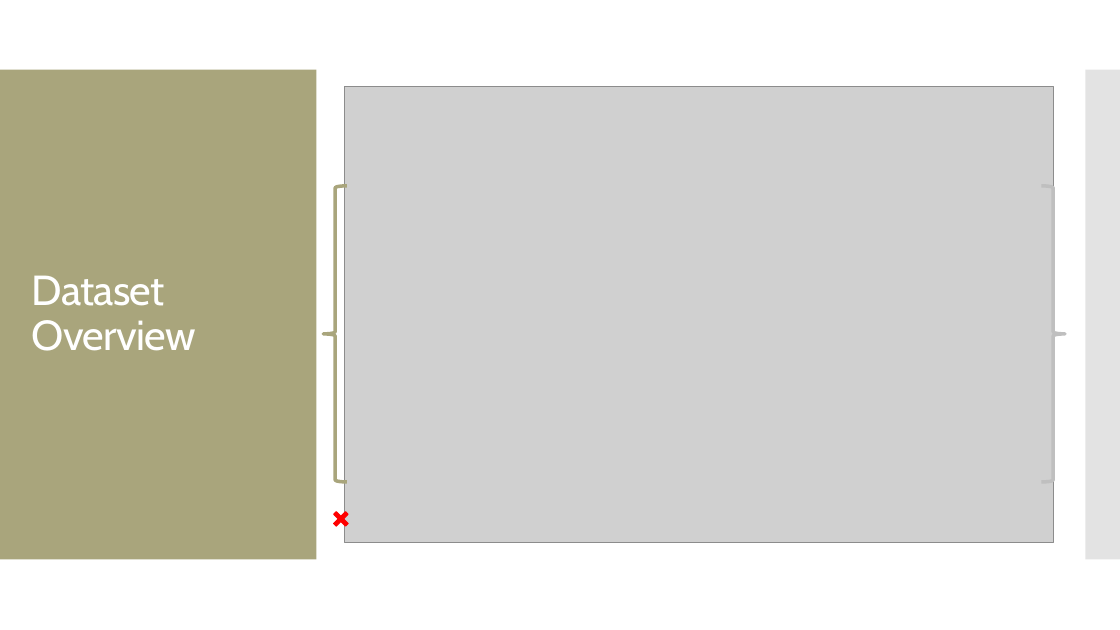
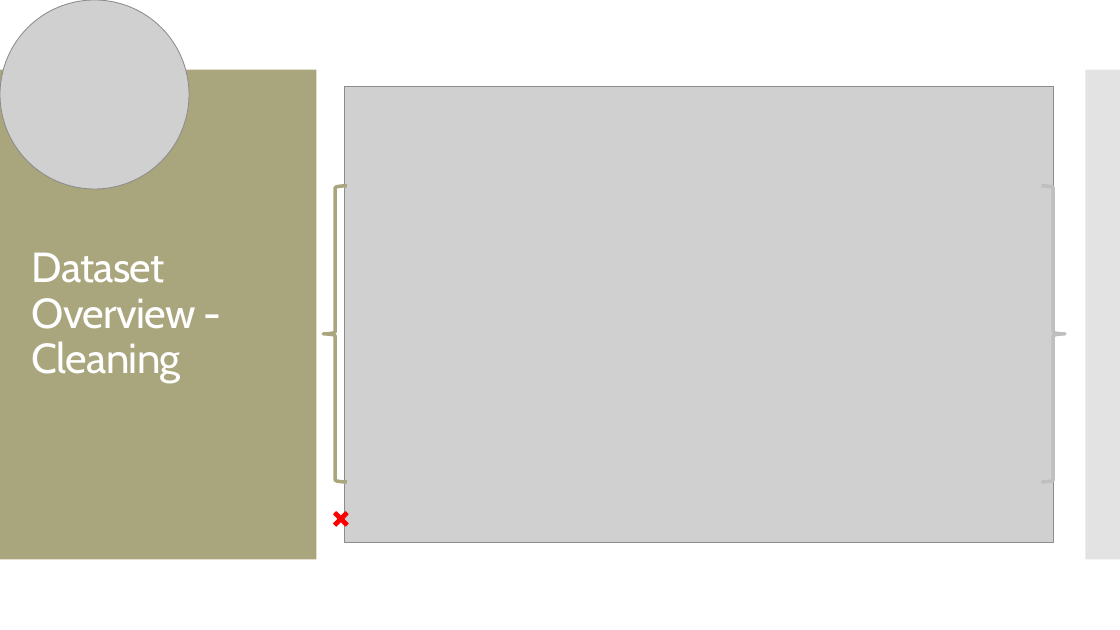
Before and after one commit to MGT-6203-Summer-2023-Edx/Team-6, a slide deck: slide 6 of Final Presentation Slides/Team_6_Final_Slides.pptx (slide 7 before the commit). Drawn at 1120x630 pixels with LibreOffice and Linux fonts; fonts in the diff are those of the drawing; grey boxes stand for pictures. Boxes give left, top, right and bottom in pixels: in the first picture for what was removed or moved away, otherwise in the second. Text is boxed around its words. In the diff, an @@ line names an element or a change of style, - is before the commit and + after.

```diff
--- a/Final Presentation Slides/Team_6_Final_Slides.pptx
+++ b/Final Presentation Slides/Team_6_Final_Slides.pptx
@@ picture added at [0,0,189,189] @@
@@ title at [32,252,196,383]: text changed @@
-Dataset Overview
+Dataset Overview - Cleaning
```
Also in this commit, not shown: 14 other slides changed, 7 slides added, 3 slides removed.
